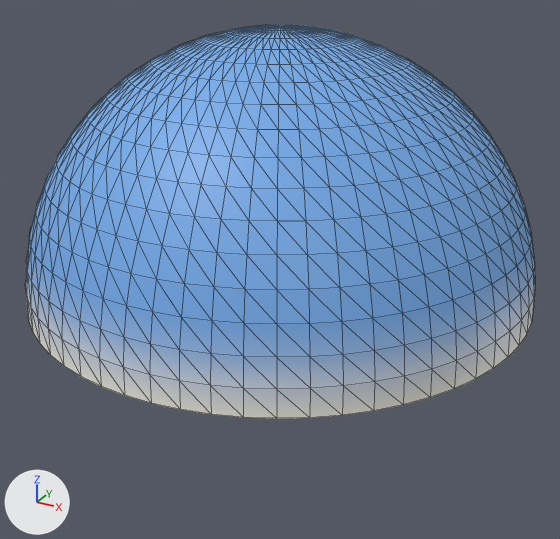
Before and after pictures for a commit that changed the glTF model game/assets/backgrounds/la_chutana_snes_day/mountains_3d/sky_dome.glb.
Rendered twice from a 50 mm lens placed at (2533.0, -4613.0, 2380.0), pointed at (71.0, -136.0, 141.0). Arrows for +X, +Y and +Z are at lower left; the lights stay in place. The picture after the commit comes second. Mesh edges are drawn as thin lines.

Names of what the first picture shows: 'geometry_0'.
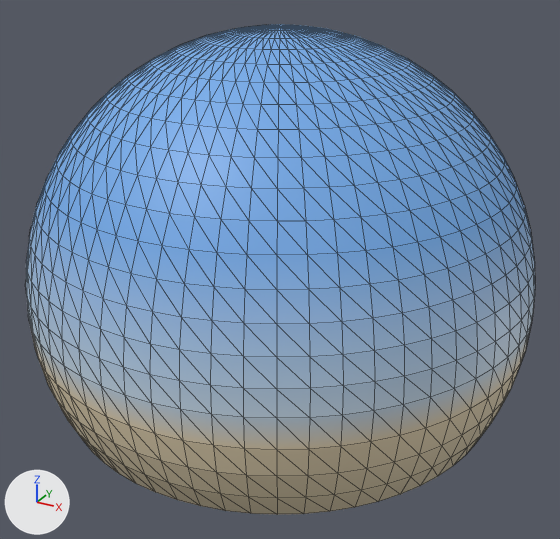
Where the change shows, as pixel boxes (x1, y1, x2, y2) in the pictures (560 x 539 px):
```json
{"object": "geometry_0", "change": "reshaped", "before": [25, 24, 535, 418], "after": [25, 24, 535, 515], "on screen": "25% taller"}
{"part": 1, "of": "me_geometry_0", "change": "added", "after": [29, 322, 531, 515]}
{"part": 2, "of": "me_geometry_0", "change": "recoloured", "before": [26, 211, 535, 418], "after": [26, 211, 535, 418]}
```

Scene script edits in JSON lines:
```json
{"block": "me_geometry_0", "where": "# used by ob_geometry_0; location = (0.0, 0.0, 0.0)"}
{"op": "remove", "block": "me_geometry_0", "code": "me_geometry_0.from_pydata(...)  # 1025 vertices, 1984 faces; spans x -1800.0..1800.0, y -1800.0..1800.0, z 0.0..1800.0"}
{"op": "add", "block": "me_geometry_0", "code": "me_geometry_0.from_pydata(...)  # 1281 vertices, 2496 faces; spans x -1800.0..1800.0, y -1800.0..1800.0, z -817.0..1800.0"}
{"block": "me_geometry_0", "change": "me_geometry_0 part 1"}
{"block": "me_geometry_0", "change": "256 vertices are added at x -1788.0..1788.0, y -1788.0..1788.0, z -817.0..-212.0"}
{"block": "me_geometry_0", "change": "512 new faces join them"}
{"block": "me_geometry_0", "change": "me_geometry_0 part 2: 640 kept faces spanning x -1800.0..1800.0, y -1800.0..1800.0, z 0.0..849.0 get new vertex colours; the middle colour goes from blue #7bb0ea to blue #99bee9"}
```
